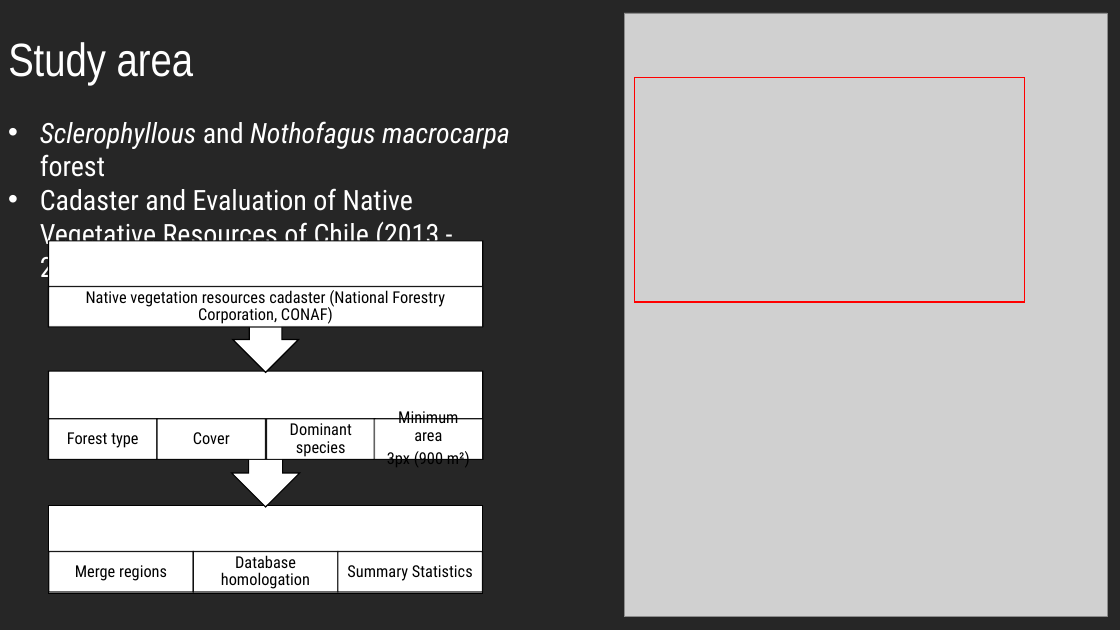
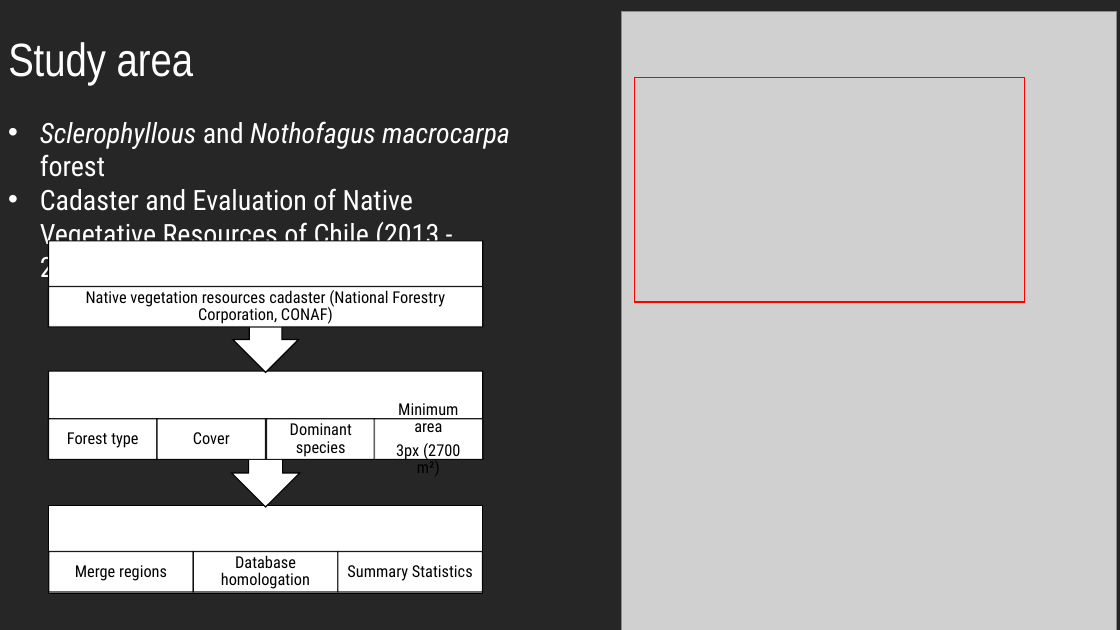
Before and after one commit to JoseLastra/mte_disturbances, a slide deck: slide 2 of ppt_graphics/01_dist_Chp1_JoseLastra_general_progress_20241003.pptx. Drawn at 1120x630 pixels with LibreOffice and Linux fonts; fonts in the diff are those of the drawing; grey boxes stand for pictures. Boxes give left, top, right and bottom in pixels: in the first picture for what was removed or moved away, otherwise in the second. Text is boxed around its words. In the diff, an @@ line names an element or a change of style, - is before the commit and + after.

Commit message:
change filtering area to 2700

```diff
--- a/ppt_graphics/01_dist_Chp1_JoseLastra_general_progress_20241003.pptx
+++ b/ppt_graphics/01_dist_Chp1_JoseLastra_general_progress_20241003.pptx
@@ picture resized from (x1=624, y1=13, x2=1107, y2=618) to (x1=622, y1=12, x2=1117, y2=630) @@
@@ text at (x1=396, y1=443, x2=460, y2=479): text changed @@
-3px (900 m²)
+3px (2700 m²)
```
